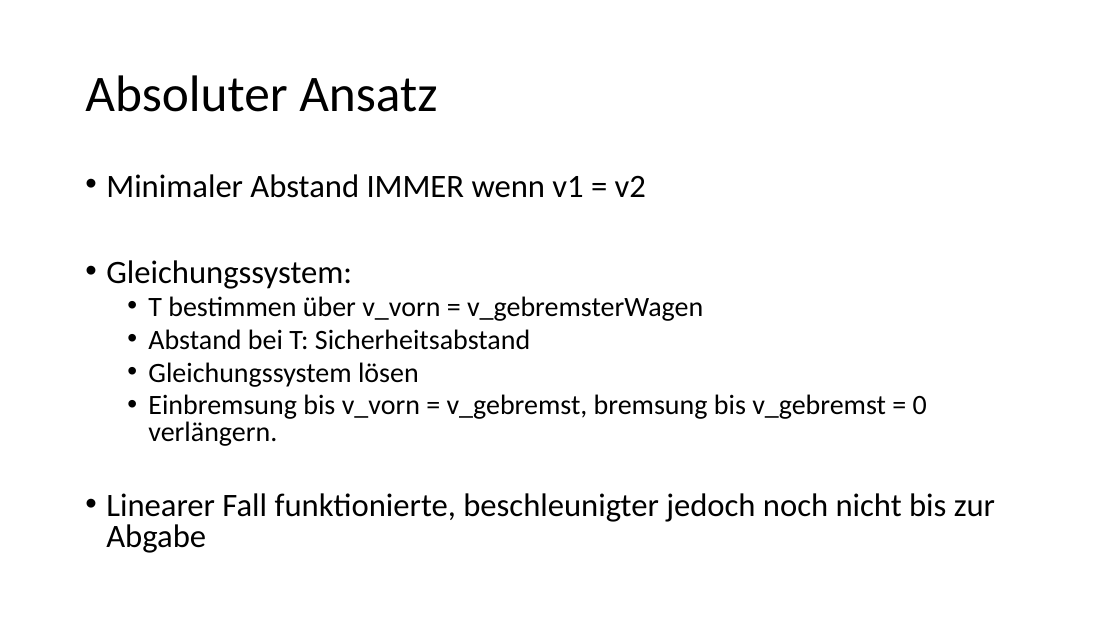
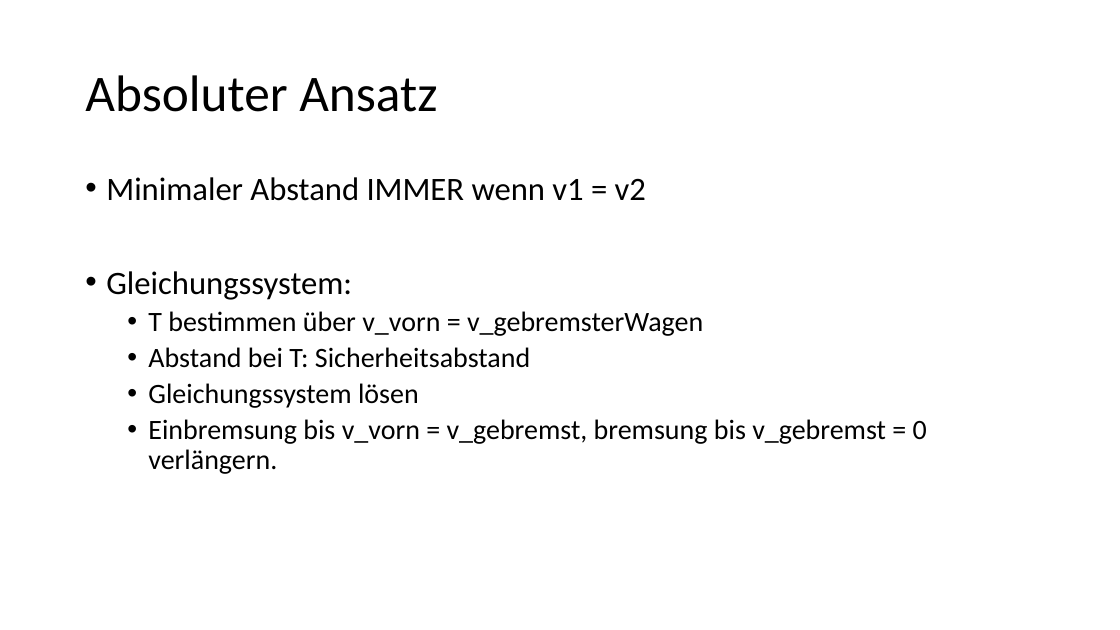
Before and after one commit to Derilion/BrakeAssist, a slide deck: slide 6 of Fahrerinformationssysteme Webseite/Design of a Brake Assist demonstrator.pptx. Drawn at 1120x630 pixels with LibreOffice and Linux fonts; fonts in the diff are those of the drawing. Boxes give left, top, right and bottom in pixels: in the first picture for what was removed or moved away, otherwise in the second. Text is boxed around its words. In the diff, an @@ line names an element or a change of style, - is before the commit and + after.

```diff
--- a/Fahrerinformationssysteme Webseite/Design of a Brake Assist demonstrator.pptx
+++ b/Fahrerinformationssysteme Webseite/Design of a Brake Assist demonstrator.pptx
@@ text "Minimaler Abstand IMMER wenn v1 ..." at (106, 177, 927, 474): line spacing 0.8 to 0.9 @@
@@ text at (106, 493, 995, 553): paragraph removed @@
-• Linearer Fall funktionierte, beschleunigter jedoch noch nicht bis zur Abgabe
```
Also in this commit, not shown: 1 other slide changed, 1 other file.
